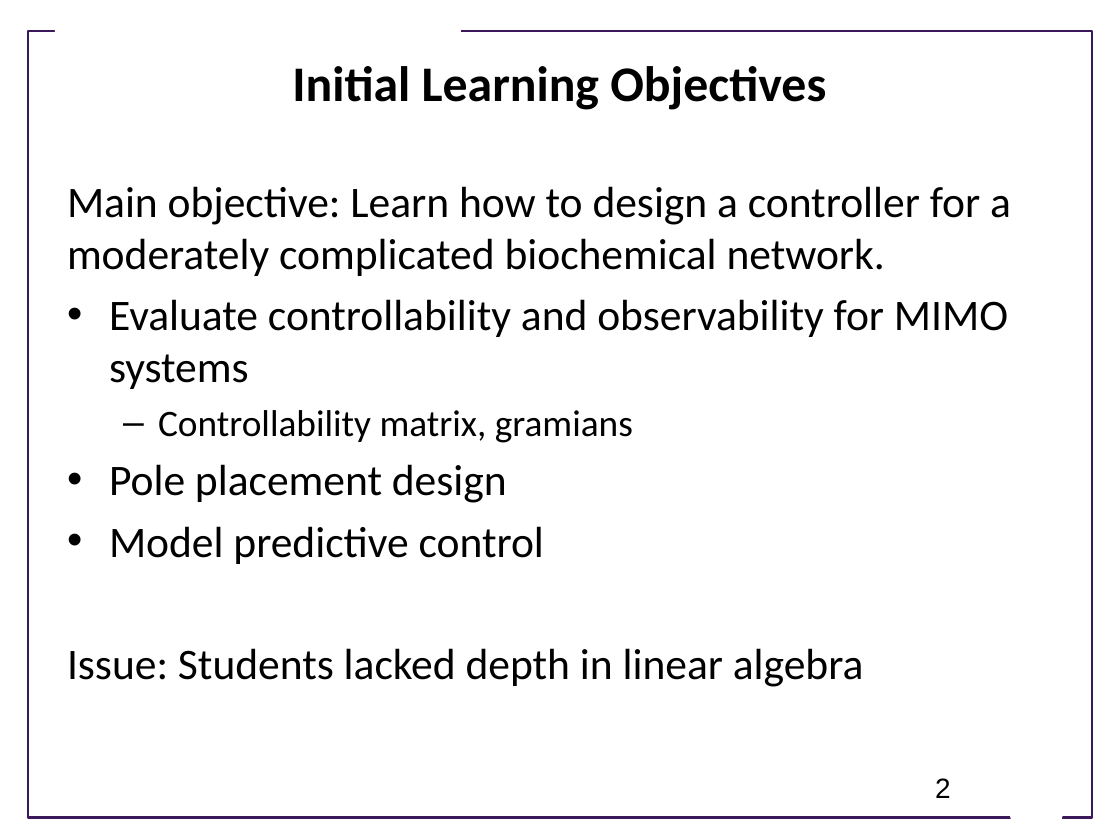
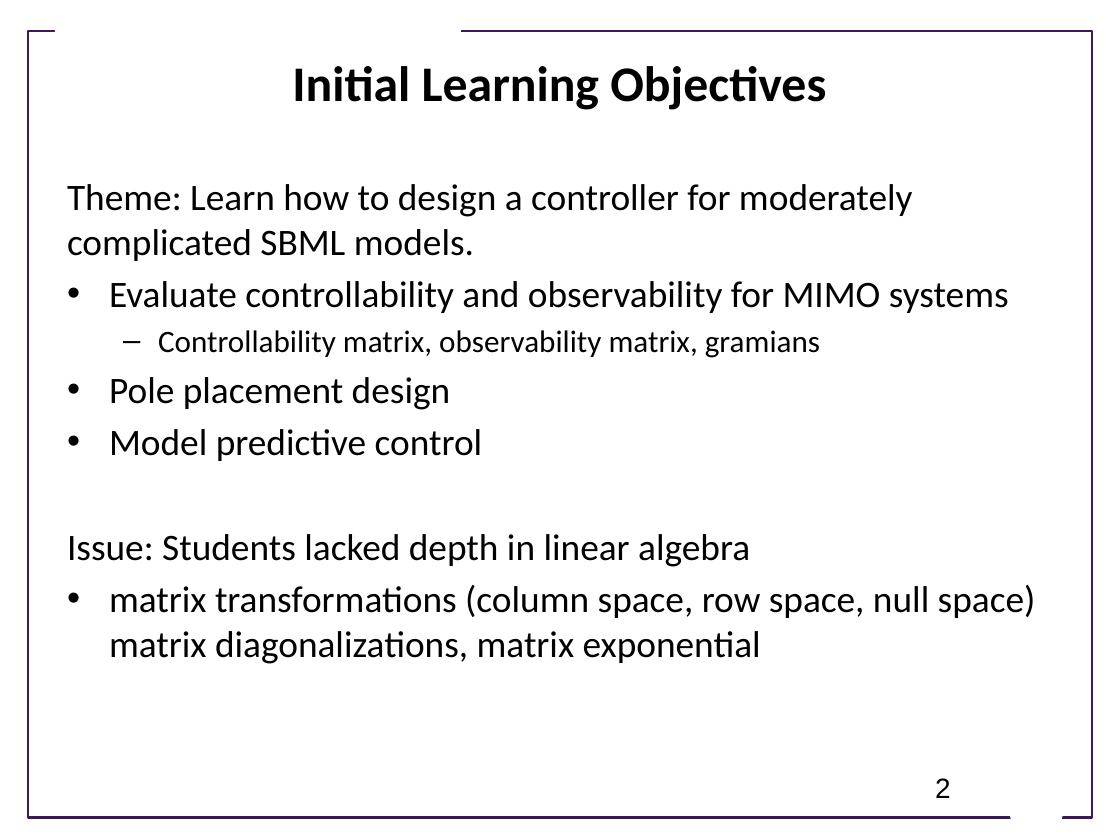
Before and after one commit to joseph-hellerstein/advanced-controls-lectures, a slide deck: slide 2 of spring_2022/Reflections_2022.pptx. Drawn at 1120x840 pixels with LibreOffice and Linux fonts; fonts in the diff are those of the drawing; background and template pictures are left out. Boxes give left, top, right and bottom in pixels: in the first picture for what was removed or moved away, otherwise in the second. Text is boxed around its words. In the diff, an @@ line names an element or a change of style, - is before the commit and + after.

```diff
--- a/spring_2022/Reflections_2022.pptx
+++ b/spring_2022/Reflections_2022.pptx
@@ text at (x1=67, y1=184, x2=913, y2=261): text changed; size 28 to 24 pt @@
-Main objective: Learn how to design a controller for a moderately complicated biochemical network.
+Theme: Learn how to design a controller for moderately complicated SBML models.
@@ text at (x1=67, y1=281, x2=1009, y2=567): size 28 to 24 pt in "Evaluate controllability and observability for MIMO systems", "Pole placement design", "Model predictive control", "Issue: Students lacked depth in linear algebra" @@
@@ text at (x1=158, y1=330, x2=820, y2=358): text changed; size 24 to 20 pt @@
-  – Controllability matrix, gramians
+  – Controllability matrix, observability matrix, gramians
@@ text at (x1=109, y1=585, x2=1036, y2=664): paragraph added @@
+• matrix transformations (column space, row space, null space) matrix diagonalizations, matrix exponential
```
Also in this commit, not shown: 1 other slide changed.
